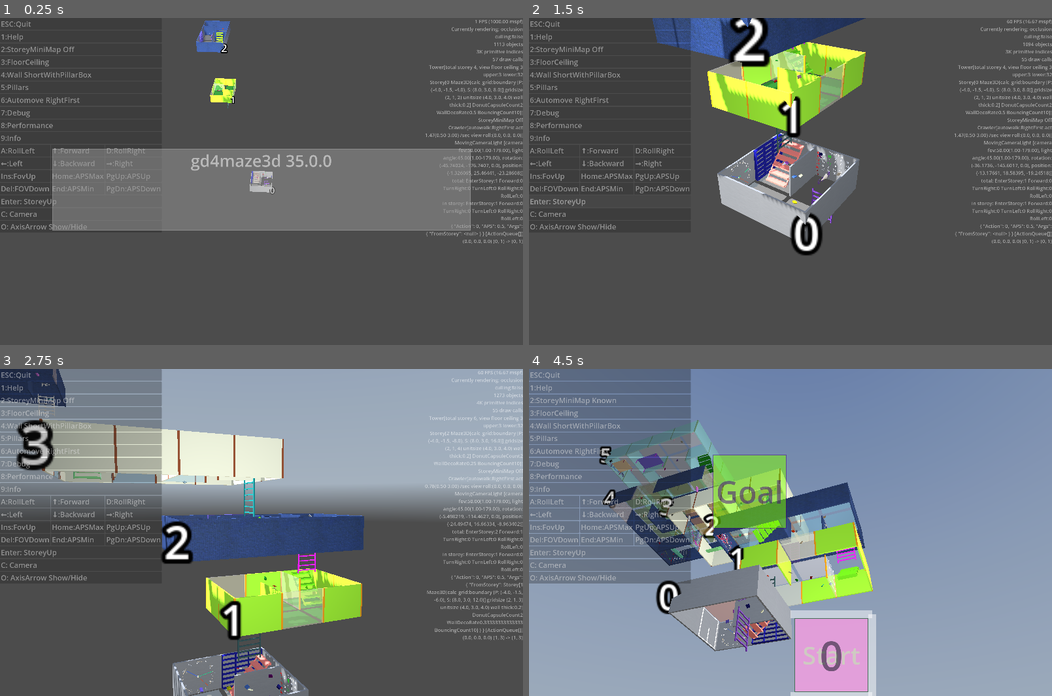
Above: before the commit, frames 1-4 (two rows, left to right).
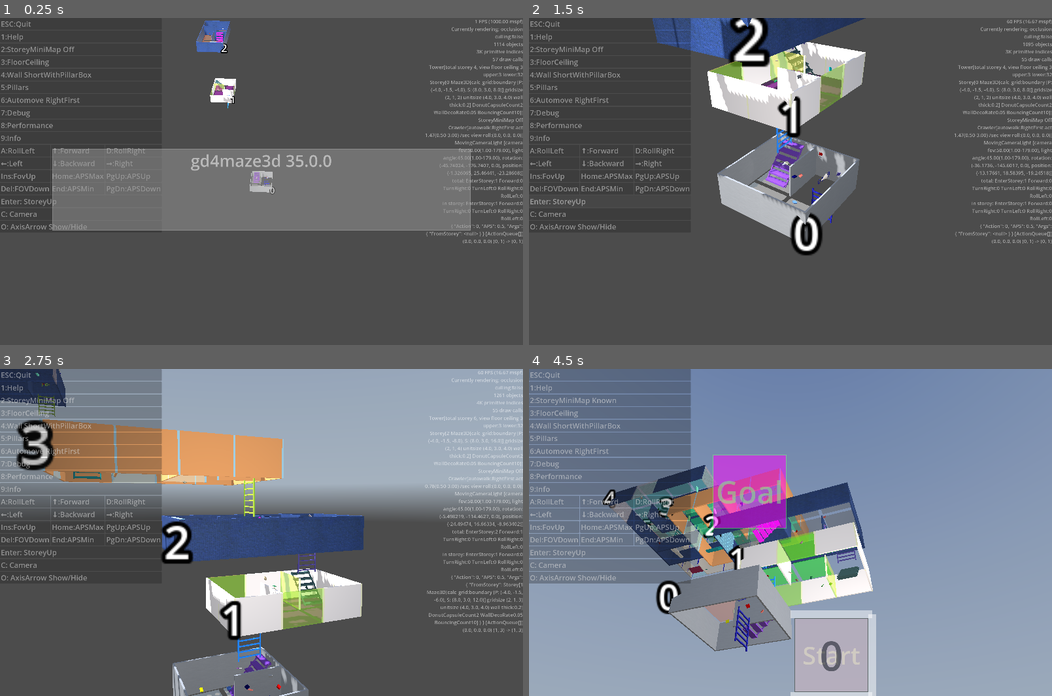
Above: after the commit, the same moments.

Repository: kasworld/gd4maze3d
Game: Godot game, scene res://main.tscn
The game is run twice, just before and just after one commit, with the same random seed, the same clock (stepped at 60 frames per second) and the same inputs. A sky picture missing from this copy of the repository is replaced by a grey-blue gradient.
Inputs (mouse positions are in pixels of both pictures, inside the frame that each line leads up to):
- Up to frame 1 (0.25 s): no input
- Up to frame 2 (1.5 s): click "Enter: StoreyUp" at 0.5 s; click "Enter: StoreyUp" at 1.25 s
- Up to frame 3 (2.75 s): tap Enter at 2 s; move the mouse to (376, 516) at 2.02 s; hold Right from 2.03 s (still down); tap Q at 2.1 s; click (376, 516) at 2.17 s
- Up to frame 4 (4.5 s): move the mouse to (685, 548) at 2.77 s; release Right at 2.78 s; hold Down 2.78-3.53 s; tap E at 2.85 s; move the mouse to (842, 460) at 3.52 s; hold Right 3.53-4.28 s; tap 1 at 3.6 s; move the mouse to (764, 597) at 4.27 s; hold Up from 4.28 s (still down); tap 2 at 4.35 s; click (764, 597) at 4.42 s

The runs differ from the first frame. In frame 1, 0.5% of the frame differs, in the area x 38-97%, y 3-52%; in frame 2, 5.9%; in frame 3, 13%; in frame 4, 14%, in the area x 13-66%, y 15-99%.

Commit message:
use ListIter for deco order, adjust WallDecoRate

Diff:
--- a/storey/storey.gd
+++ b/storey/storey.gd
@@ -39,7 +39,7 @@
 var BouncingCount :int = 0
 func set_param(grid_size) -> Storey:
 	DonutCapsuleCount = min(100, max(2, grid_size.x*grid_size.y/20.0) )
-	WallDecoRate = 2.0/(grid_size.x*grid_size.y)
+	WallDecoRate = 1.0/20.0
 	BouncingCount = 10
 	return self
 
@@ -235,10 +235,10 @@
 var line2d_subviewport :SubViewport
 var minimap_subviewport :SubViewport
 ## add wall deco
-var deco_order :int = 0
+var deco_order := ListIter.new(range(5))
 func add_wall_deco_at(x :int, y :int, dir_flag :Maze.Flag) -> void:
 	if randf() < WallDecoRate:
-		match deco_order %5:
+		match deco_order.get_and_next():
 			0:
 				if line2d_subviewport == null:
 					line2d_subviewport = make_line2d_subvuewport(Vector2i(2000,1500))
@@ -290,7 +290,7 @@
 				var wall_shift := Maze.FlagToVt2[dir_flag]*maze3d.WallThick/2
 				n.position = maze3d.deco_pos_by_dir(x,y,dir_flag) - Vector3(wall_shift.x,0,wall_shift.y)
 				$WallDeco.add_child(n)
-		deco_order += 1
+
 var move_line_2d_list :Array = []
 func make_line2d_subvuewport(size_pixel:Vector2i) -> SubViewport:
 	var l2d :MoveLine2D = preload("res://move_line_2d/move_line_2d.tscn").instantiate().init_with_random(300,4,1.5,size_pixel)
